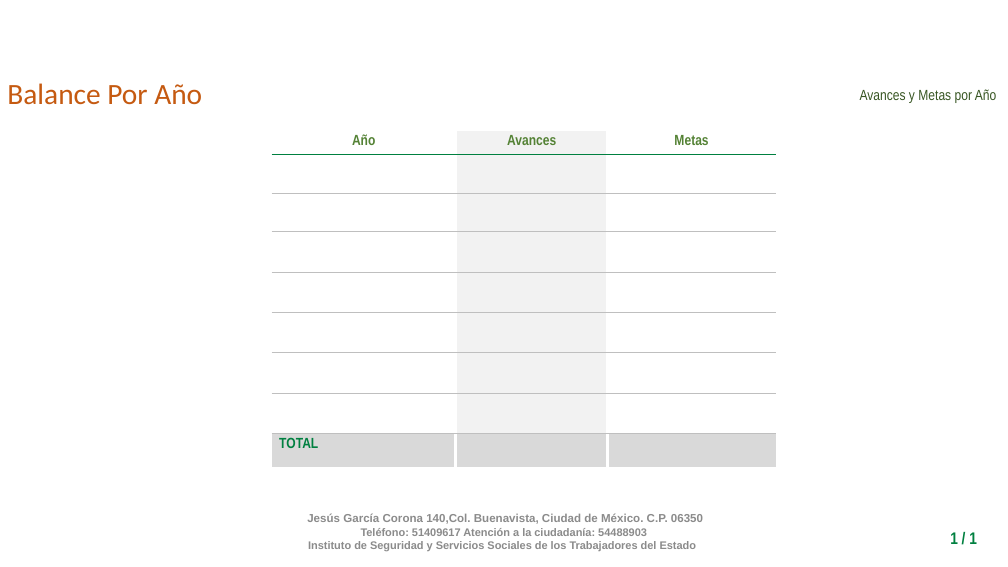
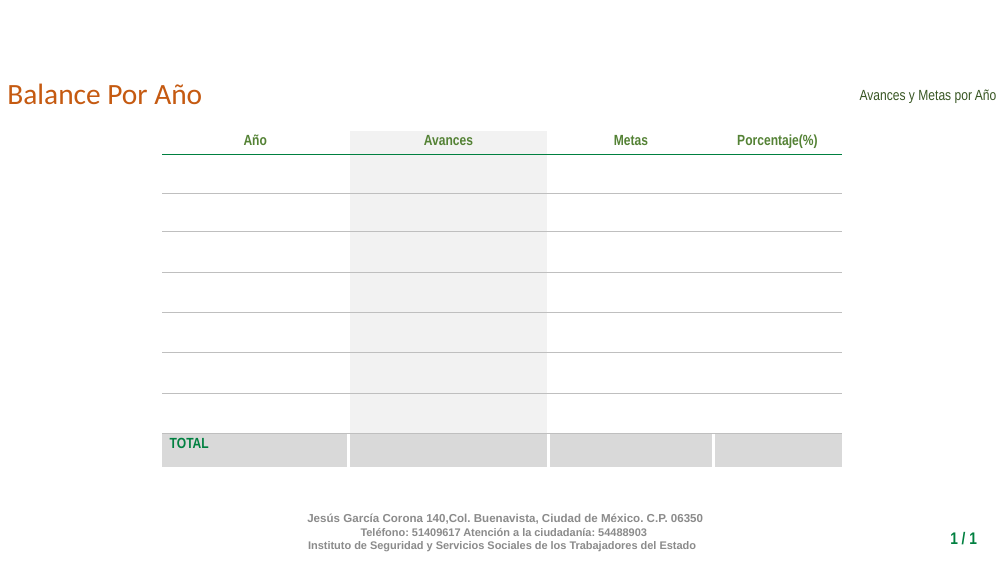
Before and after one commit to fpedro23/djangoISSSTE, a slide deck: slide 1 of djangoISSSTE/static/ppt/avances_por_periodo.pptx. Drawn at 1008x567 pixels with LibreOffice and Linux fonts; fonts in the diff are those of the drawing; background and template pictures are left out. Boxes give left, top, right and bottom in pixels: in the first picture for what was removed or moved away, otherwise in the second. Text is boxed around its words. In the diff, an @@ line names an element or a change of style, - is before the commit and + after.

```diff
--- a/djangoISSSTE/static/ppt/avances_por_periodo.pptx
+++ b/djangoISSSTE/static/ppt/avances_por_periodo.pptx
@@ table at <box>162,131,841,478</box> @@
+column 4: Porcentaje(%) |  |  |  |  |  |  |  | 
@@ table: place and size @@
-table at <box>271,131,776,478</box>
+table at <box>162,131,841,478</box>
```
Also in this commit, not shown: 1 other file.
